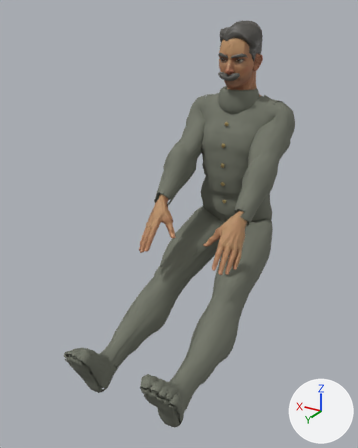
Renders of the glTF model public/assets/models/cc0-driver-stalin.glb from each side of a commit.
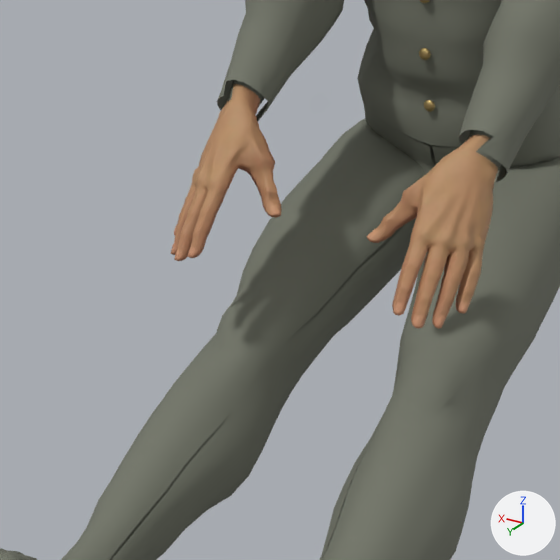
The first picture shows the older version from a camera (50 mm lens) standing at (-0.986, 1.731, 2.159) and looking at (0.039, 0.023, 1.305). The close-ups show the older and then the newer version on the part from 23% to 75% of the width and 37% to 78% of the height of that picture. Only the edits that show in the close-ups are written down. Arrows for +X, +Y and +Z are at lower right; the lights stay in place. Where no turn or scale is listed for an object, it has been applied to the vertices. Vertices at exactly the same position are counted once.

Names of what the first close-up shows: 'Pilot suit', 'SuperHero_Male' and 2 more.
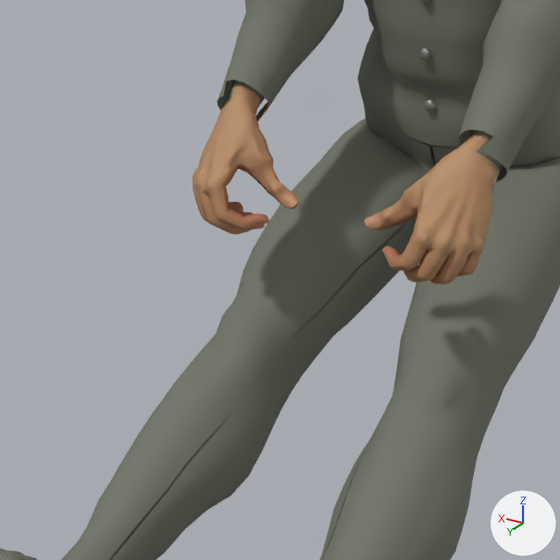
Where the newer file only moved an object's origin or applied its transform, the numbers keep the older frame.

What the commit changed:
me_sphere_005_retopology_004 has 4867 vertices, 9690 faces and spans x -0.256..0.256, y -0.612..0.612, z -0.573..0.573.
me_sphere_005_retopology_004 is used by ob_superhero_male; location (0.0, -0.033, 1.229).
me_sphere_005_retopology_004 part 1: 1350 of 4867 vertices moved; they spanned x -0.247..0.247, y -0.018..0.132, z -0.082..0.077 and now span x -0.243..0.243, y -0.025..0.076, z -0.057..0.077; mean shift (0.0, -0.04, 0.008); largest move (-0.204, 0.124, -0.075) -> (-0.118, 0.008, -0.046).

Boxes [x1, y1, x2, y2] around the edits, measured in the close-ups (560 x 560 px; the box of a moved part takes in the faces that stretch with it):
part 1 of me_sphere_005_retopology_004, moved or reshaped
    before: [171, 144, 483, 329]
    after: [192, 144, 483, 284]
